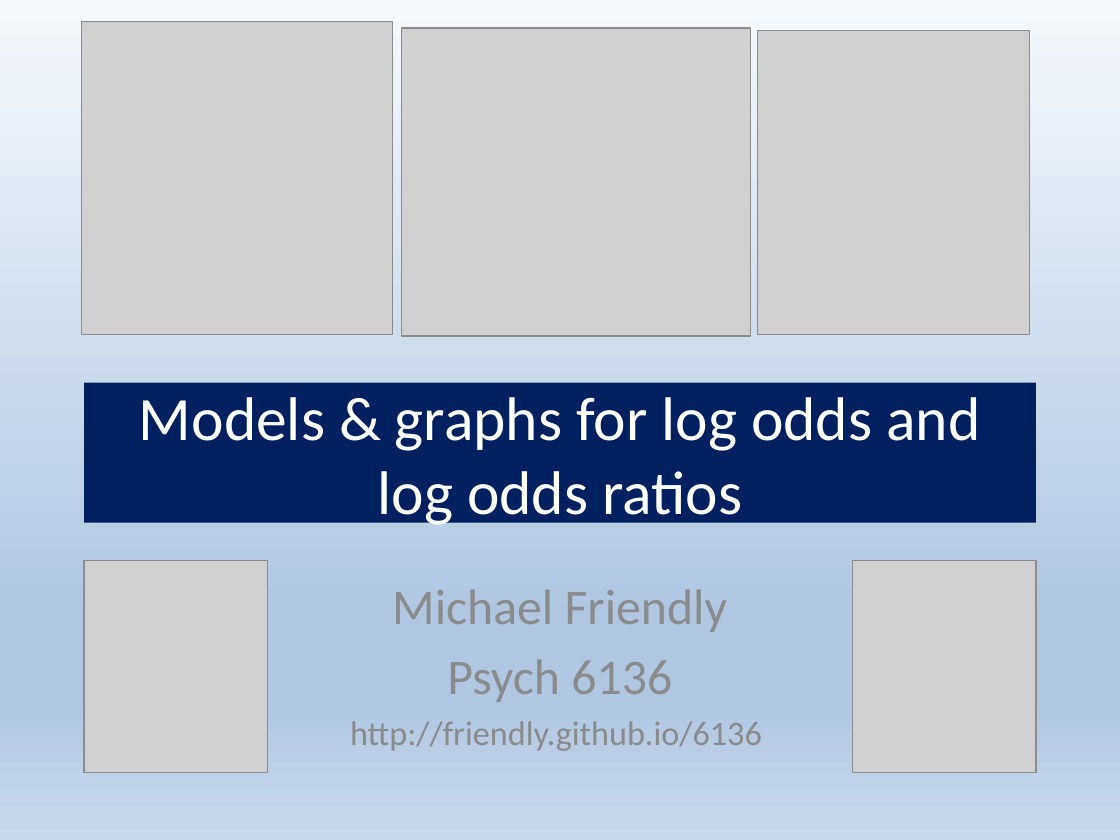
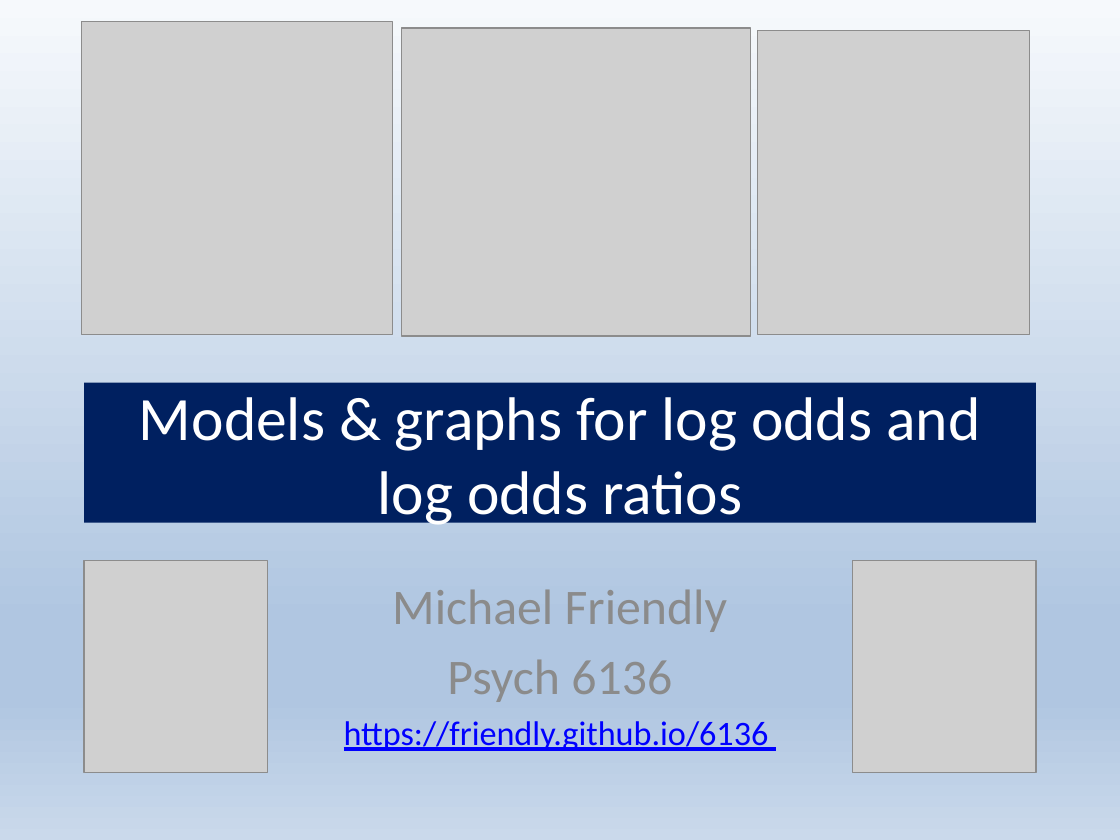
Before and after one commit to friendly/psy6136, a slide deck: slide 1 of lectures/10-Log-Odds.pptx. Drawn at 1120x840 pixels with LibreOffice and Linux fonts; fonts in the diff are those of the drawing; grey boxes stand for pictures. Boxes give left, top, right and bottom in pixels: in the first picture for what was removed or moved away, otherwise in the second. Text is boxed around its words. In the diff, an @@ line names an element or a change of style, - is before the commit and + after.

```diff
--- a/lectures/10-Log-Odds.pptx
+++ b/lectures/10-Log-Odds.pptx
@@ subtitle at box(344, 721, 769, 751): text changed; text colour #8C8C8C to #0000FF @@
-http://friendly.github.io/6136
+https://friendly.github.io/6136
```
Also in this commit, not shown: 1 other slide changed, 1 other file.
